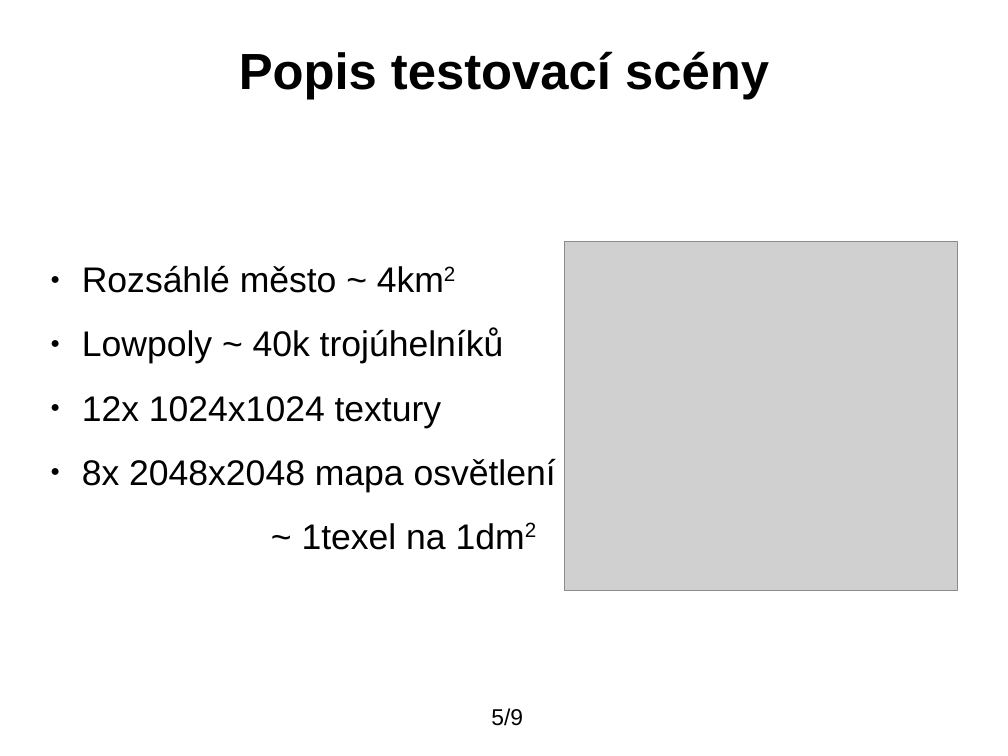
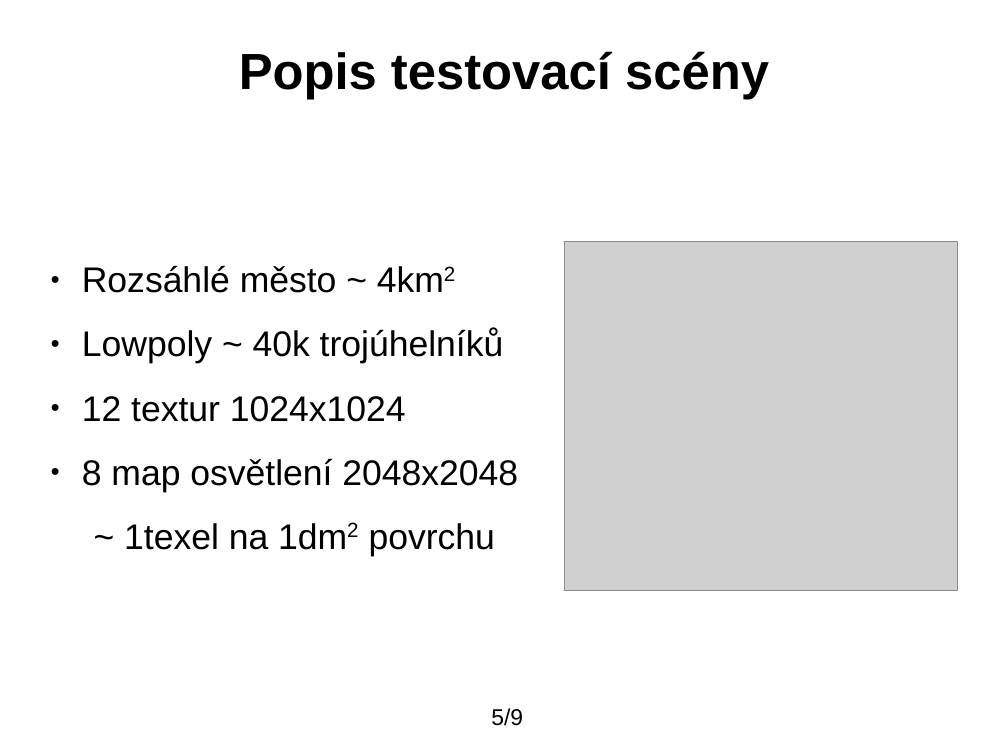
Before and after one commit to blankdeveloper/Open4speed, a slide deck: slide 5 of presentation-CZ/prezentace.odp. Drawn at 1008x756 pixels with LibreOffice and Linux fonts; fonts in the diff are those of the drawing; grey boxes stand for pictures; background and template pictures are left out. Boxes give left, top, right and bottom in pixels: in the first picture for what was removed or moved away, otherwise in the second. Text is boxed around its words. In the diff, an @@ line names an element or a change of style, - is before the commit and + after.

Commit message:
thesis presentation fixed

```diff
--- a/presentation-CZ/prezentace.odp
+++ b/presentation-CZ/prezentace.odp
@@ subtitle at box(82, 396, 518, 556): text changed @@
-● 12x 1024x1024 textury
-● 8x 2048x2048 mapa osvětlení
-  ~ 1texel na 1dm2
+● 12 textur 1024x1024
+● 8 map osvětlení 2048x2048
+  ~ 1texel na 1dm2 povrchu
```
Also in this commit, not shown: 2 other files.
